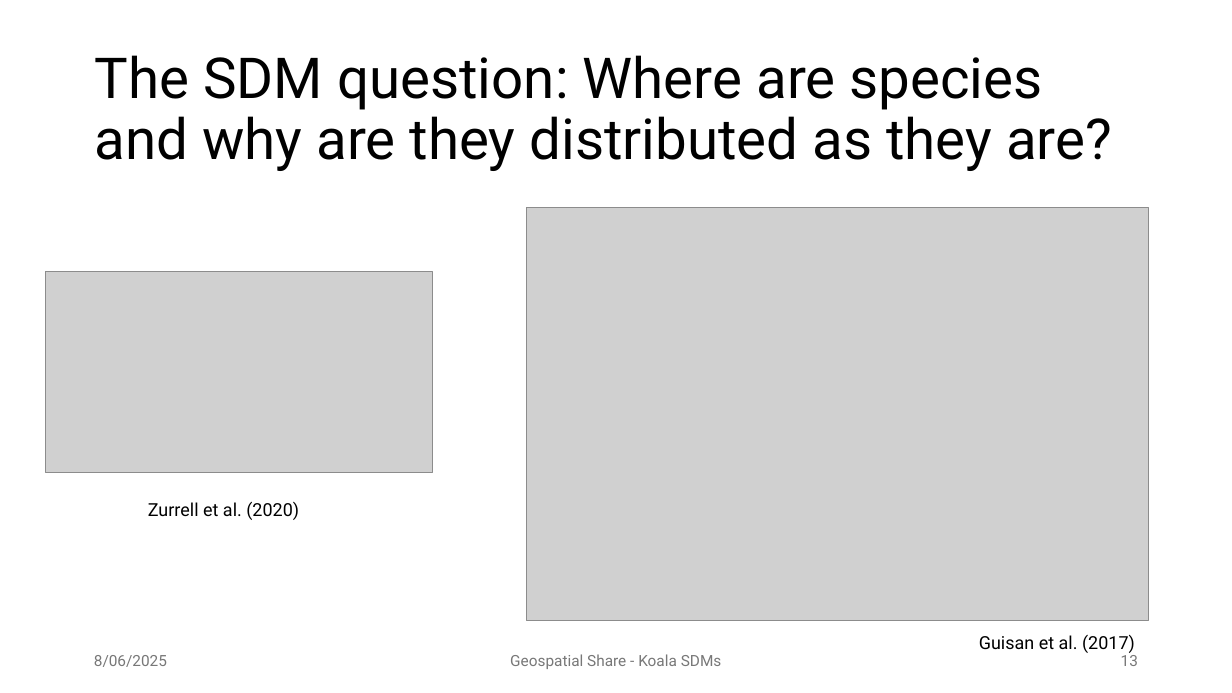
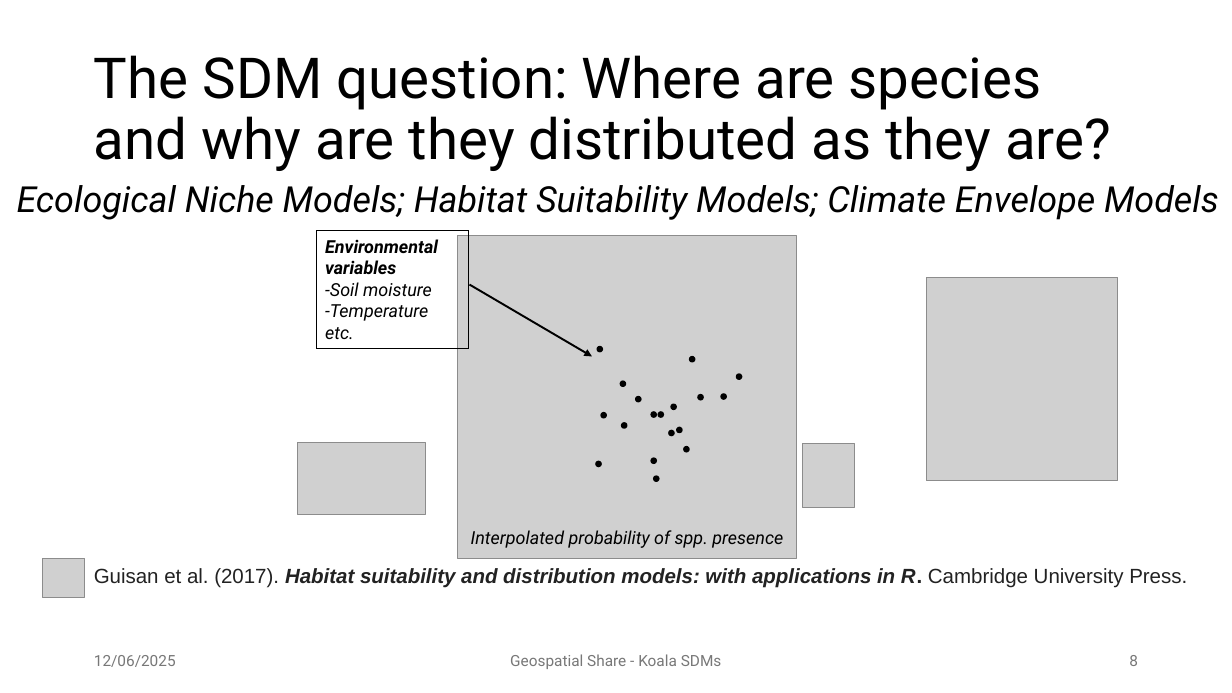
Before and after one commit to patch105/ICCB_koala_sdm, a slide deck: slide 8 of ICCB_koala_sdm_slides.pptx (slide 13 before the commit). Drawn at 1232x693 pixels with LibreOffice and Linux fonts; fonts in the diff are those of the drawing; grey boxes stand for pictures; background and template pictures are left out. Boxes give left, top, right and bottom in pixels: in the first picture for what was removed or moved away, otherwise in the second. Text is boxed around its words. In the diff, an @@ line names an element or a change of style, - is before the commit and + after.

Commit message:
Updates to presentation

```diff
--- a/ICCB_koala_sdm_slides.pptx
+++ b/ICCB_koala_sdm_slides.pptx
@@ text added at box(17, 185, 1219, 220), 28 pt, text #000000, italic @@
+Ecological Niche Models; Habitat Suitability Models; Climate Envelope Models
@@ picture removed at box(527, 207, 1149, 621) @@
@@ rectangle added at box(316, 231, 469, 349), outline #000000 0.75 pt, 14 pt, text #000000, italic @@
+Environmental variables
+-Soil moisture
+-Temperature
+etc.
@@ picture added at box(458, 236, 797, 559) @@
@@ picture added at box(458, 241, 787, 554) @@
@@ picture removed at box(45, 272, 433, 473) @@
@@ arrow added from (470, 285) to (592, 357), #000000 1.5 pt @@
@@ picture added at box(926, 277, 1117, 482) @@
@@ picture added at box(298, 443, 425, 515) @@
@@ group added at box(596, 347, 741, 482): 18 ellipses @@
@@ picture added at box(802, 444, 855, 507) @@
@@ text removed at box(148, 502, 299, 520) @@
-Zurrell et al. (2020)
@@ text added at box(471, 530, 783, 548), 14 pt, text #000000, italic @@
+Interpolated probability of spp. presence
@@ picture added at box(43, 558, 85, 597) @@
@@ text added at box(94, 568, 1187, 588), 16 pt, text #222222, bold, italic @@
+Guisan et al. (2017). Habitat suitability and distribution models: with applications in R. Cambridge University Press.
@@ text at box(94, 655, 176, 667): text changed @@
-8/06/2025
+12/06/2025
@@ text removed at box(979, 635, 1135, 653) @@
-Guisan et al. (2017)
@@ page number at box(1129, 655, 1138, 666): text changed @@
-13
+8
```
Also in this commit, not shown: 26 other slides changed, 20 slides removed, 1 other file.
